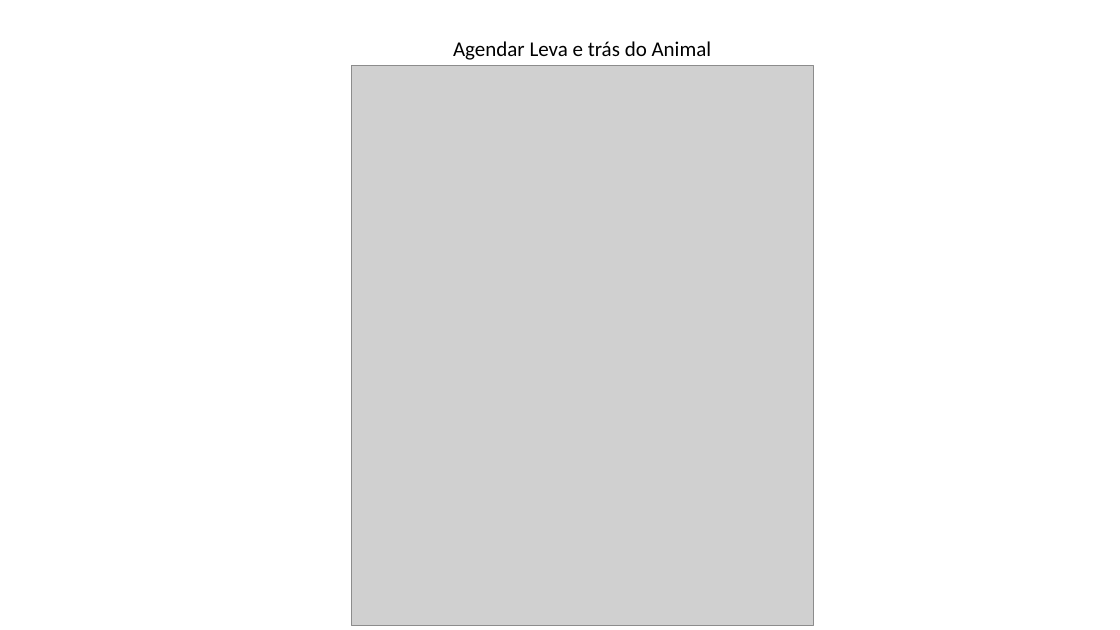
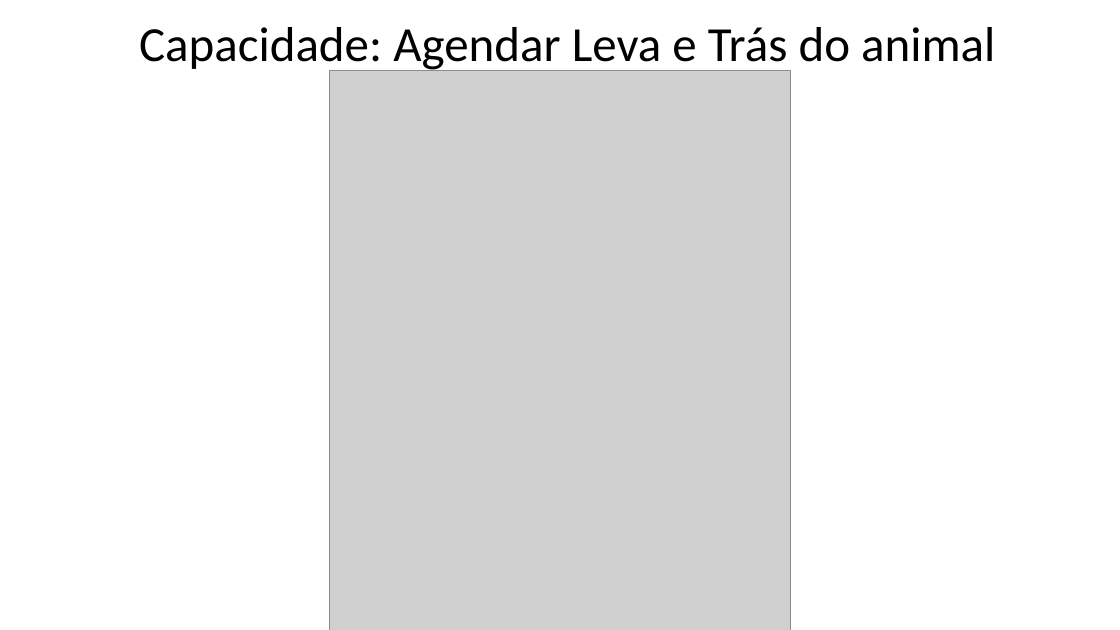
Before and after one commit to kaiquecamposdesouza/Prova_Final_Engenharia_Req, a slide deck: slide 3 of Artefato 16 - DFD Essencial para cada Capacidade.pptx (slide 1 before the commit). Drawn at 1120x630 pixels with LibreOffice and Linux fonts; fonts in the diff are those of the drawing; grey boxes stand for pictures. Boxes give left, top, right and bottom in pixels: in the first picture for what was removed or moved away, otherwise in the second. Text is boxed around its words. In the diff, an @@ line names an element or a change of style, - is before the commit and + after.

```diff
--- a/Artefato 16 - DFD Essencial para cada Capacidade.pptx
+++ b/Artefato 16 - DFD Essencial para cada Capacidade.pptx
@@ text "Capacidade: Agendar Leva e Trás ..." at [139, 27, 995, 73]: vertical alignment top to middle @@
@@ text at [139, 27, 995, 73]: text changed; size 18 to 42 pt @@
-Agendar Leva e trás do Animal
+Capacidade: Agendar Leva e Trás do animal
@@ picture: place and size @@
-picture at [351, 66, 813, 625]
+picture at [329, 71, 791, 630]
```
Also in this commit, not shown: 2 slides added, 2 other files.
